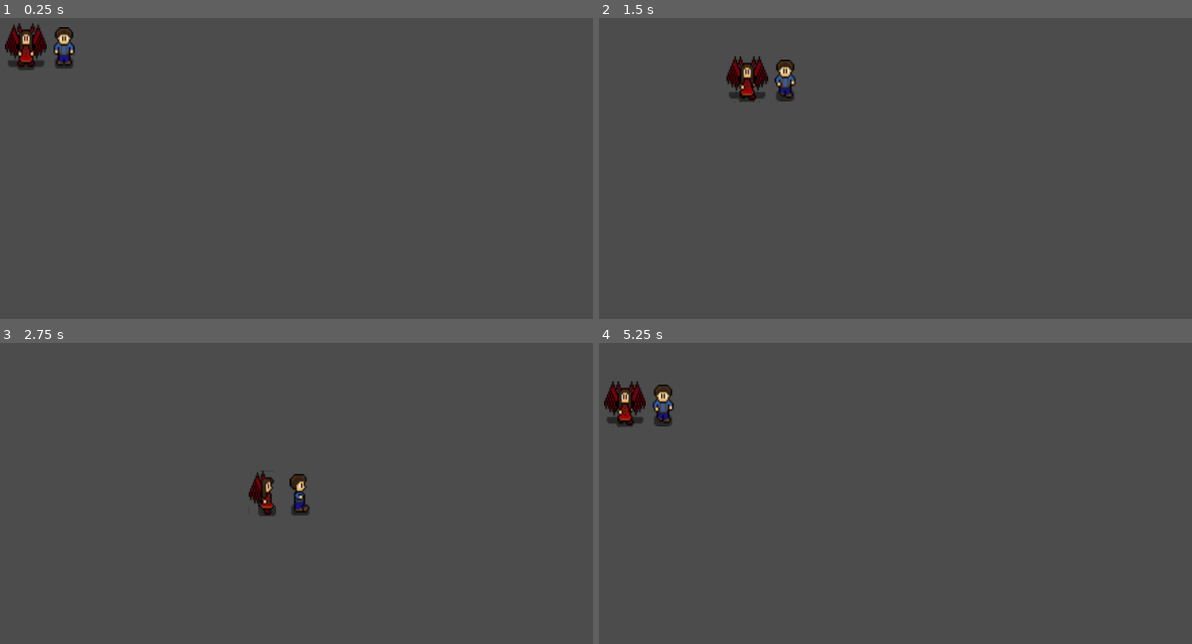
Above: before the commit, frames 1-4 (two rows, left to right).
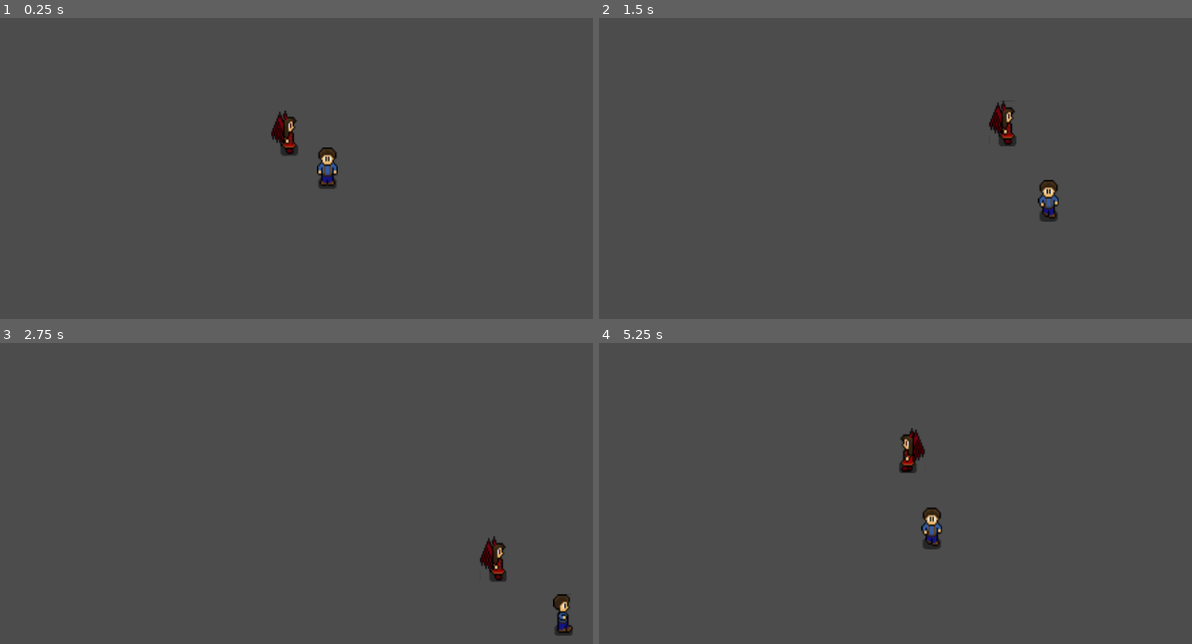
Above: after the commit, the same moments.

Repository: HoliestGamer/Luckie-s-Journey
Game: Godot game, scene res://World.tscn
Two runs of this game, one before a commit and one after it. Both use one fixed random seed, a clock stepped at 60 frames per second and the inputs below.
Inputs:
- Up to frame 1 (0.25 s): no input
- Up to frame 2 (1.5 s): hold D (ui_right) 0.53-1.28 s; hold S (ui_down) from 1.28 s (still down)
- Up to frame 3 (2.75 s): release S (ui_down) at 2.03 s; hold D (ui_right) from 2.03 s (still down)
- Up to frame 4 (5.25 s): release D (ui_right) at 2.78 s; hold W (ui_up) 2.78-3.53 s; hold A (ui_left) 3.53-5.03 s; hold S (ui_down) from 5.03 s (still down)

The runs differ from the first frame. In frame 1, 2.0% of the frame differs, in the area x 0-57%, y 1-57%; in frame 2, 1.9%; in frame 3, 1.5%; in frame 4, 1.9%.

Commit message:
Add files via upload

Diff:
--- a/Luckie's Journey/Characters/Luckie/Scripts/Luckie.gd
+++ b/Luckie's Journey/Characters/Luckie/Scripts/Luckie.gd
@@ -2,7 +2,7 @@
 
 var vel = Vector2() #Checks how fast the player is moving
 var directionFacing = Vector2() #Checks which direction the player is facing
-var speed = 250 #Player's Speed
+var speed = 250.0 #Player's Speed
 onready var anim = $AnimatedSprite
 
 
--- /dev/null
+++ b/Luckie's Journey/Characters/U.Le/Scripts/Autoload/Steering.gd
@@ -0,0 +1,33 @@
+extends Node
+
+const DEFAULT_MASS: = 2.0
+const DEFAULT_MAX_SPEED: = 250.0
+const DEFAULT_SLOW_RADIUS: = 200.0
+
+static func follow(
+	velocity: Vector2,
+	global_position: Vector2,
+	target_position: Vector2,
+	max_speed: = DEFAULT_MAX_SPEED,
+	mass: = DEFAULT_MASS
+
+) -> Vector2:
+	var desired_velocity: = (target_position - global_position).normalized() * max_speed
+	var steering = (desired_velocity - velocity) / mass
+	return velocity + steering
+
+static func arrive_to(
+	velocity: Vector2,
+	global_position: Vector2,
+	target_position: Vector2,
+	max_speed: = DEFAULT_MAX_SPEED,
+	slow_radius: = DEFAULT_SLOW_RADIUS,
+	mass: = DEFAULT_MASS
+
+) -> Vector2:
+	var to_target: = global_position.distance_to(target_position)
+	var desired_velocity: = (target_position - global_position).normalized() * max_speed
+	if to_target < slow_radius:
+		desired_velocity *= (to_target / slow_radius) * 0.8 + 0.2
+	var steering = (desired_velocity - velocity) / mass
+	return velocity + steering
--- a/Luckie's Journey/Characters/U.Le/Scripts/ULe.gd
+++ b/Luckie's Journey/Characters/U.Le/Scripts/ULe.gd
@@ -1,40 +1,39 @@
 extends KinematicBody2D
 
-var vel = Vector2() #Checks how fast the player is moving
+onready var anim = $AnimatedSprite
+onready var target = get_node(target_path)
+
+export var target_path = NodePath()
+export var follow_offset = 100.0
+export var max_speed = 550.0
+
+const ARRIVE_THRESHOLD = 3.0
+
 var directionFacing = Vector2() #Checks which direction the player is facing
 var speed = 250 #Player's Speed
-onready var anim = $AnimatedSprite
+var vel = Vector2.ZERO#Checks how fast the player is moving
 
+func _physics_process(delta: float) -> void:
+	if target == self:
+		set_physics_process(false)
 
-func _process(delta):
-	vel = Vector2()
-	directionFacing = Vector2()
+	var target_global_position: Vector2 = target.global_position
+	var to_target: = global_position.distance_to(target_global_position)
 
-	# Movement Inputs
-	if Input.is_action_pressed("ui_left"):
-		vel.x -= 1
-		directionFacing = Vector2(-1,0)
+	if to_target < ARRIVE_THRESHOLD:
+		return
 
-	if Input.is_action_pressed("ui_right"):
-		vel.x += 1
-		directionFacing = Vector2(1,0)
+	vel = Steering.arrive_to(
+		vel,
+		global_position,
+		target_global_position,
+		max_speed,
+		200.0,
+		2.0
+	)
 
-	if Input.is_action_pressed("ui_up"):
-		vel.y -= 1
-		directionFacing = Vector2(0,-1)
-
-	if Input.is_action_pressed("ui_down"):
-		vel.y += 1
-		directionFacing = Vector2(0,1)
-
-	# Prevents the player's speed from increasing when moving diagnolly
-	vel = vel.normalized()
-
-	# Allows the player to move
-	move_and_slide(vel * speed, Vector2.ZERO)
-
-	animations() #Plays the animation
-
+	vel = move_and_slide(vel)
+	animations()
 
 # Plays one of the animations for Luckie depending on the direction he's facing or if he's moving
 func animations ():
--- a/Luckie's Journey/World.tscn
+++ b/Luckie's Journey/World.tscn
@@ -18,82 +18,82 @@
 
 [sub_resource type="AtlasTexture" id=1]
 flags = 4
+atlas = ExtResource( 6 )
+region = Rect2( 0, 0, 15, 27 )
+
+[sub_resource type="AtlasTexture" id=2]
+flags = 4
+atlas = ExtResource( 6 )
+region = Rect2( 15, 0, 15, 27 )
+
+[sub_resource type="AtlasTexture" id=3]
+flags = 4
+atlas = ExtResource( 6 )
+region = Rect2( 30, 0, 15, 27 )
+
+[sub_resource type="AtlasTexture" id=4]
+flags = 4
+atlas = ExtResource( 6 )
+region = Rect2( 0, 27, 15, 27 )
+
+[sub_resource type="AtlasTexture" id=5]
+flags = 4
+atlas = ExtResource( 4 )
+region = Rect2( 0, 0, 15, 27 )
+
+[sub_resource type="AtlasTexture" id=6]
+flags = 4
+atlas = ExtResource( 4 )
+region = Rect2( 15, 0, 15, 27 )
+
+[sub_resource type="AtlasTexture" id=7]
+flags = 4
+atlas = ExtResource( 4 )
+region = Rect2( 30, 0, 15, 27 )
+
+[sub_resource type="AtlasTexture" id=8]
+flags = 4
+atlas = ExtResource( 4 )
+region = Rect2( 0, 27, 15, 27 )
+
+[sub_resource type="AtlasTexture" id=9]
+flags = 4
 atlas = ExtResource( 5 )
 region = Rect2( 0, 0, 15, 27 )
 
-[sub_resource type="AtlasTexture" id=2]
+[sub_resource type="AtlasTexture" id=10]
 flags = 4
 atlas = ExtResource( 5 )
 region = Rect2( 15, 0, 15, 27 )
 
-[sub_resource type="AtlasTexture" id=3]
+[sub_resource type="AtlasTexture" id=11]
 flags = 4
 atlas = ExtResource( 5 )
 region = Rect2( 30, 0, 15, 27 )
 
-[sub_resource type="AtlasTexture" id=4]
+[sub_resource type="AtlasTexture" id=12]
 flags = 4
 atlas = ExtResource( 5 )
 region = Rect2( 0, 27, 15, 27 )
 
-[sub_resource type="AtlasTexture" id=5]
+[sub_resource type="AtlasTexture" id=13]
 flags = 4
 atlas = ExtResource( 1 )
 region = Rect2( 0, 0, 15, 27 )
 
-[sub_resource type="AtlasTexture" id=6]
+[sub_resource type="AtlasTexture" id=14]
 flags = 4
 atlas = ExtResource( 1 )
 region = Rect2( 15, 0, 15, 27 )
 
-[sub_resource type="AtlasTexture" id=7]
+[sub_resource type="AtlasTexture" id=15]
 flags = 4
 atlas = ExtResource( 1 )
 region = Rect2( 30, 0, 15, 27 )
 
-[sub_resource type="AtlasTexture" id=8]
+[sub_resource type="AtlasTexture" id=16]
 flags = 4
 atlas = ExtResource( 1 )
-region = Rect2( 0, 27, 15, 27 )
-
-[sub_resource type="AtlasTexture" id=9]
-flags = 4
-atlas = ExtResource( 6 )
-region = Rect2( 0, 0, 15, 27 )
-
-[sub_resource type="AtlasTexture" id=10]
-flags = 4
-atlas = ExtResource( 6 )
-region = Rect2( 15, 0, 15, 27 )
-
-[sub_resource type="AtlasTexture" id=11]
-flags = 4
-atlas = ExtResource( 6 )
-region = Rect2( 30, 0, 15, 27 )
-
-[sub_resource type="AtlasTexture" id=12]
-flags = 4
-atlas = ExtResource( 6 )
-region = Rect2( 0, 27, 15, 27 )
-
-[sub_resource type="AtlasTexture" id=13]
-flags = 4
-atlas = ExtResource( 4 )
-region = Rect2( 0, 0, 15, 27 )
-
-[sub_resource type="AtlasTexture" id=14]
-flags = 4
-atlas = ExtResource( 4 )
-region = Rect2( 15, 0, 15, 27 )
-
-[sub_resource type="AtlasTexture" id=15]
-flags = 4
-atlas = ExtResource( 4 )
-region = Rect2( 30, 0, 15, 27 )
-
-[sub_resource type="AtlasTexture" id=16]
-flags = 4
-atlas = ExtResource( 4 )
 region = Rect2( 0, 27, 15, 27 )
 
 [sub_resource type="AtlasTexture" id=17]
@@ -105,29 +105,34 @@
 animations = [ {
 "frames": [ SubResource( 1 ), SubResource( 2 ), SubResource( 3 ), SubResource( 4 ) ],
 "loop": true,
+"name": "MoveRight",
+"speed": 10.0
+}, {
+"frames": [ SubResource( 5 ), SubResource( 6 ), SubResource( 7 ), SubResource( 8 ) ],
+"loop": true,
+"name": "MoveUp",
+"speed": 10.0
+}, {
+"frames": [ SubResource( 9 ), SubResource( 10 ), SubResource( 11 ), SubResource( 12 ) ],
+"loop": true,
 "name": "MoveLeft",
 "speed": 10.0
 }, {
-"frames": [ SubResource( 5 ), SubResource( 6 ), SubResource( 7 ), SubResource( 8 ) ],
+"frames": [ SubResource( 13 ), SubResource( 14 ), SubResource( 15 ), SubResource( 16 ) ],
 "loop": true,
 "name": "MoveDown",
 "speed": 10.0
 }, {
-"frames": [ SubResource( 9 ), SubResource( 10 ), SubResource( 11 ), SubResource( 12 ) ],
-"loop": true,
-"name": "MoveRight",
-"speed": 10.0
-}, {
-"frames": [ SubResource( 13 ), SubResource( 14 ), SubResource( 15 ), SubResource( 16 ) ],
-"loop": true,
-"name": "MoveUp",
-"speed": 10.0
-}, {
 "frames": [ ExtResource( 9 ) ],
 "loop": true,
 "name": "IdleUp",
 "speed": 1.0
 }, {
+"frames": [ ExtResource( 7 ) ],
+"loop": true,
+"name": "IdleRight",
+"speed": 1.0
+}, {
 "frames": [ SubResource( 17 ) ],
 "loop": true,
 "name": "IdleDown",
@@ -136,11 +141,6 @@
 "frames": [ ExtResource( 8 ) ],
 "loop": true,
 "name": "IdleLeft",
-"speed": 1.0
-}, {
-"frames": [ ExtResource( 7 ) ],
-"loop": true,
-"name": "IdleRight",
 "speed": 1.0
 } ]
 
@@ -148,113 +148,118 @@
 radius = 19.3436
 height = 32.0824
 
-[sub_resource type="AtlasTexture" id=34]
+[sub_resource type="AtlasTexture" id=20]
+flags = 4
+atlas = ExtResource( 15 )
+region = Rect2( 0, 0, 20, 28 )
+
+[sub_resource type="AtlasTexture" id=21]
+flags = 4
+atlas = ExtResource( 15 )
+region = Rect2( 20, 0, 20, 28 )
+
+[sub_resource type="AtlasTexture" id=22]
+flags = 4
+atlas = ExtResource( 15 )
+region = Rect2( 0, 28, 20, 28 )
+
+[sub_resource type="AtlasTexture" id=23]
+flags = 4
+atlas = ExtResource( 15 )
+region = Rect2( 20, 28, 20, 28 )
+
+[sub_resource type="AtlasTexture" id=24]
+flags = 4
+atlas = ExtResource( 12 )
+region = Rect2( 0, 0, 31, 29 )
+
+[sub_resource type="AtlasTexture" id=25]
+flags = 4
+atlas = ExtResource( 12 )
+region = Rect2( 31, 0, 31, 29 )
+
+[sub_resource type="AtlasTexture" id=26]
+flags = 4
+atlas = ExtResource( 12 )
+region = Rect2( 0, 29, 31, 29 )
+
+[sub_resource type="AtlasTexture" id=27]
+flags = 4
+atlas = ExtResource( 12 )
+region = Rect2( 31, 29, 31, 29 )
+
+[sub_resource type="AtlasTexture" id=28]
 flags = 4
 atlas = ExtResource( 14 )
 region = Rect2( 0, 0, 20, 28 )
 
-[sub_resource type="AtlasTexture" id=35]
+[sub_resource type="AtlasTexture" id=29]
 flags = 4
 atlas = ExtResource( 14 )
 region = Rect2( 20, 0, 20, 28 )
 
-[sub_resource type="AtlasTexture" id=36]
+[sub_resource type="AtlasTexture" id=30]
 flags = 4
 atlas = ExtResource( 14 )
 region = Rect2( 0, 28, 20, 28 )
 
-[sub_resource type="AtlasTexture" id=37]
+[sub_resource type="AtlasTexture" id=31]
 flags = 4
 atlas = ExtResource( 14 )
 region = Rect2( 20, 28, 20, 28 )
 
-[sub_resource type="AtlasTexture" id=30]
+[sub_resource type="AtlasTexture" id=32]
 flags = 4
 atlas = ExtResource( 11 )
 region = Rect2( 0, 0, 31, 28 )
 
-[sub_resource type="AtlasTexture" id=31]
+[sub_resource type="AtlasTexture" id=33]
 flags = 4
 atlas = ExtResource( 11 )
 region = Rect2( 31, 0, 31, 28 )
 
-[sub_resource type="AtlasTexture" id=32]
+[sub_resource type="AtlasTexture" id=34]
 flags = 4
 atlas = ExtResource( 11 )
 region = Rect2( 0, 28, 31, 28 )
 
-[sub_resource type="AtlasTexture" id=33]
+[sub_resource type="AtlasTexture" id=35]
 flags = 4
 atlas = ExtResource( 11 )
 region = Rect2( 31, 28, 31, 28 )
 
-[sub_resource type="AtlasTexture" id=38]
-flags = 4
-atlas = ExtResource( 15 )
-region = Rect2( 0, 0, 20, 28 )
-
-[sub_resource type="AtlasTexture" id=39]
-flags = 4
-atlas = ExtResource( 15 )
-region = Rect2( 20, 0, 20, 28 )
-
-[sub_resource type="AtlasTexture" id=40]
-flags = 4
-atlas = ExtResource( 15 )
-region = Rect2( 0, 28, 20, 28 )
-
-[sub_resource type="AtlasTexture" id=41]
-flags = 4
-atlas = ExtResource( 15 )
-region = Rect2( 20, 28, 20, 28 )
-
-[sub_resource type="AtlasTexture" id=24]
-flags = 4
-atlas = ExtResource( 12 )
-region = Rect2( 0, 0, 31, 29 )
-
-[sub_resource type="AtlasTexture" id=25]
-flags = 4
-atlas = ExtResource( 12 )
-region = Rect2( 31, 0, 31, 29 )
-
-[sub_resource type="AtlasTexture" id=26]
-flags = 4
-atlas = ExtResource( 12 )
-region = Rect2( 0, 29, 31, 29 )
-
-[sub_resource type="AtlasTexture" id=27]
-flags = 4
-atlas = ExtResource( 12 )
-region = Rect2( 31, 29, 31, 29 )
-
-[sub_resource type="SpriteFrames" id=28]
+[sub_resource type="SpriteFrames" id=36]
 animations = [ {
-"frames": [ SubResource( 34 ), SubResource( 35 ), SubResource( 36 ), SubResource( 37 ) ],
+"frames": [ SubResource( 20 ), SubResource( 21 ), SubResource( 22 ), SubResource( 23 ) ],
+"loop": true,
+"name": "MoveRight",
+"speed": 5.0
+}, {
+"frames": [ SubResource( 24 ), SubResource( 25 ), SubResource( 26 ), SubResource( 27 ) ],
+"loop": true,
+"name": "MoveUp",
+"speed": 5.0
+}, {
+"frames": [ SubResource( 28 ), SubResource( 29 ), SubResource( 30 ), SubResource( 31 ) ],
 "loop": true,
 "name": "MoveLeft",
 "speed": 5.0
 }, {
-"frames": [ SubResource( 30 ), SubResource( 31 ), SubResource( 32 ), SubResource( 33 ) ],
+"frames": [ SubResource( 32 ), SubResource( 33 ), SubResource( 34 ), SubResource( 35 ) ],
 "loop": true,
 "name": "MoveDown",
 "speed": 5.0
 }, {
-"frames": [ SubResource( 38 ), SubResource( 39 ), SubResource( 40 ), SubResource( 41 ) ],
-"loop": true,
-"name": "MoveRight",
-"speed": 5.0
-}, {
-"frames": [ SubResource( 24 ), SubResource( 25 ), SubResource( 26 ), SubResource( 27 ) ],
-"loop": true,
-"name": "MoveUp",
-"speed": 5.0
-}, {
 "frames": [  ],
 "loop": true,
 "name": "IdleUp",
 "speed": 5.0
 }, {
+"frames": [  ],
+"loop": true,
+"name": "IdleRight",
+"speed": 5.0
+}, {
 "frames": [ ExtResource( 10 ) ],
 "loop": true,
 "name": "IdleDown",
@@ -264,21 +269,16 @@
 "loop": true,
 "name": "IdleLeft",
 "speed": 5.0
-}, {
-"frames": [  ],
-"loop": true,
-"name": "IdleRight",
-"speed": 5.0
 } ]
 
-[sub_resource type="CapsuleShape2D" id=29]
+[sub_resource type="CapsuleShape2D" id=37]
 radius = 32.5296
 height = 8.03284
 
 [node name="World" type="Node2D"]
 
 [node name="Luckie" type="KinematicBody2D" parent="."]
-position = Vector2( 88.7025, 87.2316 )
+position = Vector2( 492.912, 272.325 )
 script = ExtResource( 3 )
 __meta__ = {
 "_edit_group_": true
@@ -297,19 +297,20 @@
 shape = SubResource( 19 )
 
 [node name="ULe" type="KinematicBody2D" parent="."]
-position = Vector2( 82.7223, 169.953 )
+position = Vector2( 455.38, 357.404 )
 script = ExtResource( 13 )
 __meta__ = {
 "_edit_group_": true
 }
+target_path = NodePath("../Luckie")
 
 [node name="AnimatedSprite" type="AnimatedSprite" parent="ULe"]
 position = Vector2( 9.70187, -72.0987 )
 scale = Vector2( 2.06452, 2.49057 )
-frames = SubResource( 28 )
+frames = SubResource( 36 )
 animation = "IdleDown"
 playing = true
 
 [node name="CollisionShape2D" type="CollisionShape2D" parent="ULe"]
 position = Vector2( 10.0765, -73.2225 )
-shape = SubResource( 29 )
+shape = SubResource( 37 )
--- a/Luckie's Journey/project.godot
+++ b/Luckie's Journey/project.godot
@@ -18,6 +18,10 @@
 config/name="Luckie's Journey"
 run/main_scene="res://World.tscn"
 config/icon="res://icon.png"
+
+[autoload]
+
+Steering="*res://Characters/U.Le/Scripts/Autoload/Steering.gd"
 
 [input]
 
